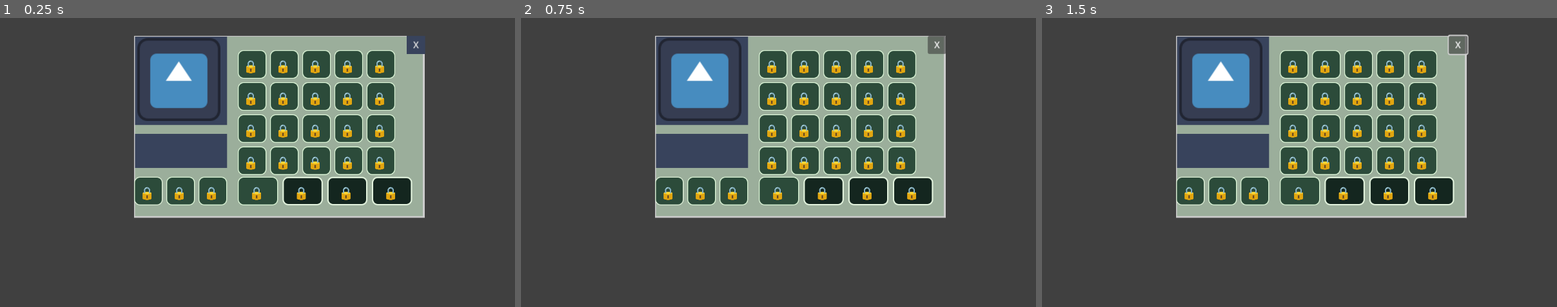
Above: before the commit, frames 1-3 (left to right).
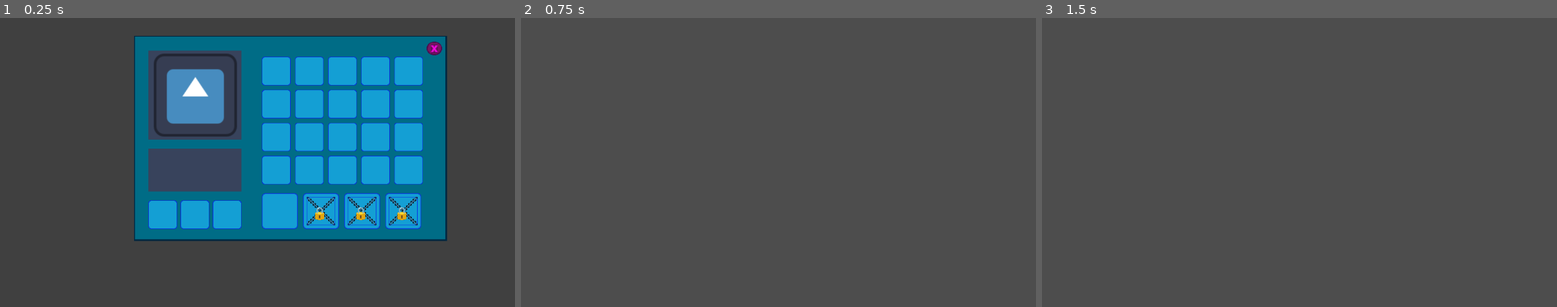
Above: after the commit, the same moments.

Repository: Joaovit-costa/Robot-Slayer
Game: Godot game, scene res://res/Cenas/menu/menu_inventario.tscn
The game is run twice, just before and just after one commit, with the same random seed, the same clock (stepped at 60 frames per second) and the same inputs. This scene is started directly instead of the project's main scene. The engine's default icon, where the game draws it, is replaced by a stand-in: a white triangle on a blue panel in a dark square.
Inputs (mouse positions are in pixels of both pictures, inside the frame that each line leads up to; where the layout moved, square brackets give the same spot in the first picture):
- Up to frame 1 (0.25 s): no input
- Up to frame 2 (0.75 s): click (953, 46) [938, 44] at 0.5 s
- Up to frame 3 (1.5 s): hold Right (ui_right) from 1.28 s (still down)

The runs differ from the first frame. In frame 1, 41% of the frame differs, in the area x 26-87%, y 6-78%; in frame 2, 31%; in frame 3, 31%.

Commit message:
Inventário
Ainda falta o dicionario no script

Diff:
--- a/project-room/res/Cenas/menu/menu_inventario.tscn
+++ b/project-room/res/Cenas/menu/menu_inventario.tscn
@@ -1,30 +1,23 @@
 [gd_scene format=3 uid="uid://ckd5xwhthbw1b"]
 
-[ext_resource type="PackedScene" uid="uid://ksmjsf3pj0rq" path="res://res/cenas/slot_inventario.tscn" id="1_jr85b"]
-[ext_resource type="Script" uid="uid://byth05cdm25ek" path="res://script/menu_inventario.gd" id="1_moyox"]
+[ext_resource type="Texture2D" uid="uid://cvrx303w1mevm" path="res://res/design/menus/Botão_Fechar.png" id="1_7722s"]
+[ext_resource type="Script" uid="uid://fikax76t51g4" path="res://script/menu/menu_inventario.gd" id="1_e2jft"]
+[ext_resource type="PackedScene" uid="uid://ksmjsf3pj0rq" path="res://res/Cenas/menu/slot_inventario.tscn" id="1_jr85b"]
 [ext_resource type="Texture2D" uid="uid://ximbp84brf4q" path="res://icon.svg" id="1_rydth"]
-[ext_resource type="Resource" uid="uid://cxo424nhg741p" path="res://res/item/chip_dano.tres" id="2_83une"]
-[ext_resource type="Resource" uid="uid://cdhcxj83hllo" path="res://res/item/extintor.tres" id="3_ye3co"]
-[ext_resource type="Resource" uid="uid://c0f5ljjhfcqb5" path="res://res/item/roda.tres" id="4_y253g"]
 
 [sub_resource type="StyleBoxFlat" id="StyleBoxFlat_rydth"]
-bg_color = Color(0.60784316, 0.68235296, 0.60784316, 1)
+bg_color = Color(0, 0.42352942, 0.5254902, 1)
 border_width_left = 2
 border_width_top = 2
 border_width_right = 4
 border_width_bottom = 4
-
-[sub_resource type="StyleBoxFlat" id="StyleBoxFlat_no1mi"]
-bg_color = Color(0.21960784, 0.2627451, 0.36078432, 1)
+border_color = Color(0, 0.15686275, 0.25882354, 1)
 
 [sub_resource type="StyleBoxFlat" id="StyleBoxFlat_moyox"]
 bg_color = Color(0.21960784, 0.2627451, 0.36078432, 1)
-border_width_left = 2
-border_width_top = 2
 
 [sub_resource type="StyleBoxFlat" id="StyleBoxFlat_83une"]
 bg_color = Color(0.21960784, 0.2627451, 0.36078432, 1)
-border_width_left = 2
 
 [sub_resource type="StyleBoxFlat" id="StyleBoxFlat_ye3co"]
 bg_color = Color(0.17254902, 0.29411766, 0.22745098, 1)
@@ -81,10 +74,7 @@
 anchor_bottom = 1.0
 grow_horizontal = 2
 grow_vertical = 2
-script = ExtResource("1_moyox")
-item_teste_1 = ExtResource("4_y253g")
-item_teste_2 = ExtResource("3_ye3co")
-item_teste_3 = ExtResource("2_83une")
+script = ExtResource("1_e2jft")
 
 [node name="FundoEscuro" type="ColorRect" parent="." unique_id=1240495946]
 layout_mode = 1
@@ -102,27 +92,31 @@
 anchor_bottom = 1.0
 offset_left = 300.0
 offset_top = 40.0
-offset_right = -202.0
-offset_bottom = -200.0
+offset_right = -152.0
+offset_bottom = -148.0
 grow_horizontal = 2
 grow_vertical = 2
 theme_override_styles/panel = SubResource("StyleBoxFlat_rydth")
 
-[node name="BotãoFechar" type="Button" parent="PainelPrincipal" unique_id=1886576173]
+[node name="BotãoFechar" type="TextureButton" parent="PainelPrincipal" unique_id=1743682680]
 custom_minimum_size = Vector2(32, 32)
 layout_mode = 0
-offset_left = 610.0
-offset_right = 642.0
-offset_bottom = 32.0
+offset_left = 630.99994
+offset_top = -15.0
+offset_right = 694.99994
+offset_bottom = 49.0
 scale = Vector2(1.2865944, 1.2724779)
-theme_override_styles/normal = SubResource("StyleBoxFlat_no1mi")
-text = "X	"
+texture_normal = ExtResource("1_7722s")
+texture_pressed = ExtResource("1_7722s")
+texture_hover = ExtResource("1_7722s")
 
 [node name="Conteudo" type="HBoxContainer" parent="PainelPrincipal" unique_id=953678422]
 layout_mode = 0
-offset_right = 622.0
-offset_bottom = 380.0
-theme_override_constants/separation = 24
+offset_left = 32.0
+offset_top = 33.0
+offset_right = 682.0
+offset_bottom = 433.0
+theme_override_constants/separation = 46
 
 [node name="PainelEsquerdo" type="VBoxContainer" parent="PainelPrincipal/Conteudo" unique_id=822491824]
 layout_mode = 2
@@ -137,10 +131,14 @@
 
 [node name="ImagemAvatar" type="TextureRect" parent="PainelPrincipal/Conteudo/PainelEsquerdo/PainelAvatar" unique_id=1701051504]
 layout_mode = 1
-offset_left = 7.0
-offset_top = 5.0
-offset_right = 131.0
-offset_bottom = 129.0
+anchors_preset = 5
+anchor_left = 0.5
+anchor_right = 0.5
+offset_left = -92.0
+offset_top = 7.0
+offset_right = 32.0
+offset_bottom = 131.0
+grow_horizontal = 2
 rotation = -6.2831855
 scale = Vector2(1.5, 1.5)
 texture = ExtResource("1_rydth")
@@ -173,28 +171,26 @@
 layout_mode = 2
 theme_override_constants/separation = 8
 
-[node name="SlotInventario" parent="PainelPrincipal/Conteudo/PainelEsquerdo/ChipsArma" unique_id=1141151258 instance=ExtResource("1_jr85b")]
+[node name="SlotChip1" parent="PainelPrincipal/Conteudo/PainelEsquerdo/ChipsArma" unique_id=1141151258 instance=ExtResource("1_jr85b")]
 custom_minimum_size = Vector2(64, 48)
 layout_mode = 2
 theme_override_styles/panel = SubResource("StyleBoxFlat_ye3co")
-tipo_slot = "chip"
-
-[node name="SlotInventario2" parent="PainelPrincipal/Conteudo/PainelEsquerdo/ChipsArma" unique_id=2016897959 instance=ExtResource("1_jr85b")]
-layout_mode = 2
-tipo_slot = "chip"
-
-[node name="SlotInventario3" parent="PainelPrincipal/Conteudo/PainelEsquerdo/ChipsArma" unique_id=1307466296 instance=ExtResource("1_jr85b")]
-layout_mode = 2
-tipo_slot = "chip"
+
+[node name="SlotChip2" parent="PainelPrincipal/Conteudo/PainelEsquerdo/ChipsArma" unique_id=2016897959 instance=ExtResource("1_jr85b")]
+layout_mode = 2
+
+[node name="SlotChip3" parent="PainelPrincipal/Conteudo/PainelEsquerdo/ChipsArma" unique_id=1307466296 instance=ExtResource("1_jr85b")]
+layout_mode = 2
 
 [node name="PainelDireito" type="VBoxContainer" parent="PainelPrincipal/Conteudo" unique_id=1575411234]
 layout_mode = 2
+theme_override_constants/separation = 20
 alignment = 2
 
 [node name="GradeInventario" type="GridContainer" parent="PainelPrincipal/Conteudo/PainelDireito" unique_id=1929723620]
 layout_mode = 2
-theme_override_constants/h_separation = 8
-theme_override_constants/v_separation = 8
+theme_override_constants/h_separation = 10
+theme_override_constants/v_separation = 10
 columns = 5
 
 [node name="SlotInventario" parent="PainelPrincipal/Conteudo/PainelDireito/GradeInventario" unique_id=1418951907 instance=ExtResource("1_jr85b")]
@@ -259,32 +255,25 @@
 
 [node name="SlotsEquipamento" type="HBoxContainer" parent="PainelPrincipal/Conteudo/PainelDireito" unique_id=985632196]
 layout_mode = 2
-theme_override_constants/separation = 10
+theme_override_constants/separation = 12
 
 [node name="SloEquipamento" parent="PainelPrincipal/Conteudo/PainelDireito/SlotsEquipamento" unique_id=8666026 instance=ExtResource("1_jr85b")]
-custom_minimum_size = Vector2(90, 64)
-layout_mode = 2
-tipo_slot = "equipamento"
+custom_minimum_size = Vector2(80, 80)
+layout_mode = 2
 
 [node name="SlotEquipamento2" parent="PainelPrincipal/Conteudo/PainelDireito/SlotsEquipamento" unique_id=879926795 instance=ExtResource("1_jr85b")]
-custom_minimum_size = Vector2(90, 64)
+custom_minimum_size = Vector2(80, 80)
 layout_mode = 2
 theme_override_styles/panel = SubResource("StyleBoxFlat_y253g")
-tipo_slot = "equipamento"
-bloqueado = true
 
 [node name="SlotEquipamento3" parent="PainelPrincipal/Conteudo/PainelDireito/SlotsEquipamento" unique_id=1007448344 instance=ExtResource("1_jr85b")]
-custom_minimum_size = Vector2(90, 64)
+custom_minimum_size = Vector2(80, 80)
 layout_mode = 2
 theme_override_styles/panel = SubResource("StyleBoxFlat_d510y")
-tipo_slot = "equipamento"
-bloqueado = true
 
 [node name="SlotEquipamento4" parent="PainelPrincipal/Conteudo/PainelDireito/SlotsEquipamento" unique_id=187654425 instance=ExtResource("1_jr85b")]
-custom_minimum_size = Vector2(90, 64)
+custom_minimum_size = Vector2(80, 80)
 layout_mode = 2
 theme_override_styles/panel = SubResource("StyleBoxFlat_jyusc")
-tipo_slot = "equipamento"
-bloqueado = true
 
 [connection signal="pressed" from="PainelPrincipal/BotãoFechar" to="." method="_on_botao_fechar_pressed"]
--- a/project-room/res/Cenas/menu/slot_inventario.tscn
+++ b/project-room/res/Cenas/menu/slot_inventario.tscn
@@ -1,6 +1,8 @@
 [gd_scene format=3 uid="uid://ksmjsf3pj0rq"]
 
-[ext_resource type="Script" uid="uid://cdsw7aql660gw" path="res://script/slot_inventario.gd" id="1_2r3tp"]
+[ext_resource type="Texture2D" uid="uid://ciaunlwjm1xei" path="res://res/design/menus/Slot_Inventario.png" id="1_lr04j"]
+[ext_resource type="Script" uid="uid://kbkspeifgn81" path="res://script/menu/slot_inventario.gd" id="1_rahrn"]
+[ext_resource type="Texture2D" uid="uid://du3u5r3yencmh" path="res://res/design/menus/Slot_Trancado_V2.png" id="3_2474y"]
 
 [sub_resource type="StyleBoxFlat" id="StyleBoxFlat_2r3tp"]
 bg_color = Color(0.17254902, 0.29411766, 0.22745098, 1)
@@ -19,9 +21,18 @@
 offset_right = 40.0
 offset_bottom = 40.0
 theme_override_styles/panel = SubResource("StyleBoxFlat_2r3tp")
-script = ExtResource("1_2r3tp")
+script = ExtResource("1_rahrn")
 
-[node name="IconeItem" type="TextureRect" parent="." unique_id=489203566]
+[node name="FundoSlot" type="TextureRect" parent="." unique_id=976246926]
+layout_mode = 1
+anchors_preset = 15
+anchor_right = 1.0
+anchor_bottom = 1.0
+grow_horizontal = 2
+grow_vertical = 2
+texture = ExtResource("1_lr04j")
+
+[node name="IconeItem" type="TextureRect" parent="FundoSlot" unique_id=489203566]
 layout_mode = 1
 anchors_preset = 15
 anchor_right = 1.0
@@ -32,20 +43,19 @@
 expand_mode = 1
 stretch_mode = 5
 
-[node name="IconeCadeado" type="TextureRect" parent="." unique_id=1263893643]
+[node name="IconeCadeado" type="TextureRect" parent="FundoSlot" unique_id=1263893643]
 layout_mode = 1
-anchors_preset = 8
-anchor_left = 0.5
-anchor_top = 0.5
-anchor_right = 0.5
-anchor_bottom = 0.5
+anchors_preset = 15
+anchor_right = 1.0
+anchor_bottom = 1.0
 grow_horizontal = 2
 grow_vertical = 2
 mouse_filter = 2
+texture = ExtResource("3_2474y")
 expand_mode = 1
 stretch_mode = 3
 
-[node name="Label" type="Label" parent="IconeCadeado" unique_id=1969612062]
+[node name="Label" type="Label" parent="FundoSlot/IconeCadeado" unique_id=1969612062]
 layout_mode = 1
 anchors_preset = 8
 anchor_left = 0.5
--- a/project-room/script/menu/menu_inventario.gd
+++ b/project-room/script/menu/menu_inventario.gd
@@ -9,6 +9,8 @@
 var slots_chips: Array = []
 var slots_inventario: Array = []
 var slots_equipamento: Array = []
+
+
 
 
 func _ready() -> void:
--- a/project-room/script/menu/slot_inventario.gd
+++ b/project-room/script/menu/slot_inventario.gd
@@ -20,8 +20,8 @@
 var hover_valido: bool = false
 
 # Referências visuais
-@onready var icone_item = $IconeItem
-@onready var icone_cadeado = $IconeCadeado
+@onready var icone_item = $FundoSlot/IconeItem
+@onready var icone_cadeado = $FundoSlot/IconeCadeado
 
 
 func _ready() -> void:
Not shown, added: project-room/res/design/menus/Slot_Trancado_V2.png.import
